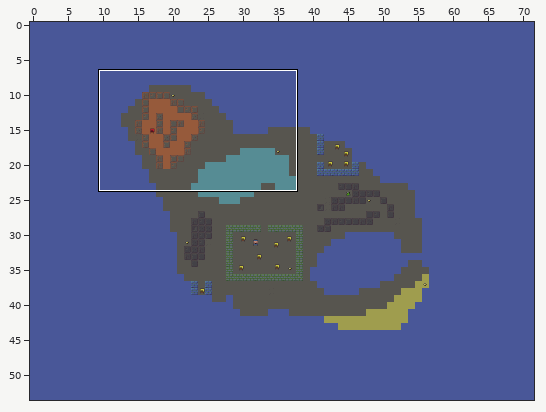
Two versions of a level (Tiled map (JSON), assets/tilemaps/ogre3.json). Above, an overview of the earlier version with the close-up marked.
Close-up. Before the edit:
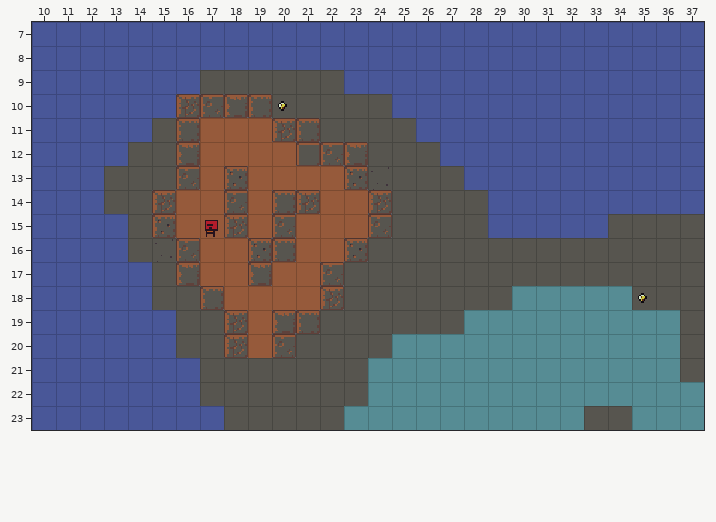
Cells are 16x16 px. Shown: x 10..37, y 7..23. The commit also changed other parts of the map, which this record leaves out.
After the commit:
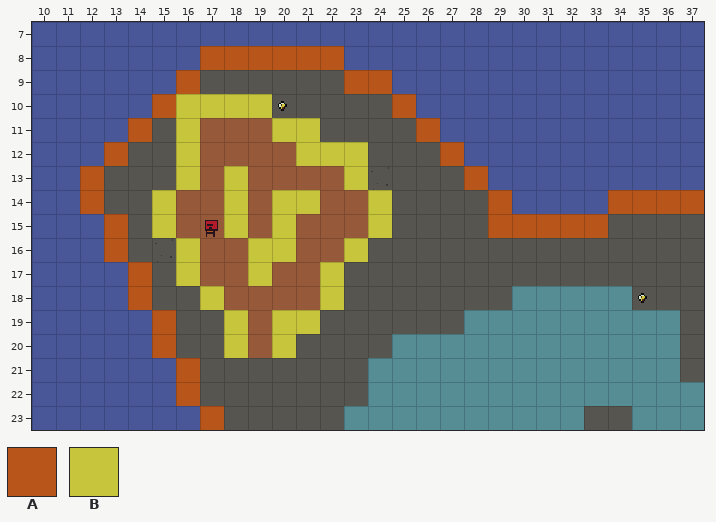
Key: from "example": A 59, B 60.
_ is an empty cell.
Tiles of an added or newly shown layer are drawn over the layers below it.
Changes in this commit:
Layer "blockedLayer" (now shown):
y 8: x 17..22 ______ -> AAAAAA
y 9: x 16 _ -> A; x 23..24 __ -> AA
y 10: x 15..19 _____ -> ABBBB; x 25 _ -> A
y 11: x 14 _ -> A; x 16 _ -> B; x 20..21 __ -> BB; x 26 _ -> A
y 12: x 13 _ -> A; x 16 _ -> B; x 21..23 ___ -> BBB; x 27 _ -> A
y 13: x 12 _ -> A; x 16 _ -> B; x 18 _ -> B; x 23 _ -> B; x 28 _ -> A
y 14: x 12 _ -> A; x 15 _ -> B; x 18 _ -> B; x 20..21 __ -> BB; x 24 _ -> B; x 29 _ -> A; x 34..37 ____ -> AAAA
y 15: x 13 _ -> A; x 15 _ -> B; x 18 _ -> B; x 20 _ -> B; x 24 _ -> B; x 29..33 _____ -> AAAAA
y 16: x 13 _ -> A; x 16 _ -> B; x 19..20 __ -> BB; x 23 _ -> B
y 17: x 14 _ -> A; x 16 _ -> B; x 19 _ -> B; x 22 _ -> B
y 18: x 14 _ -> A; x 17 _ -> B; x 22 _ -> B
y 19: x 15 _ -> A; x 18 _ -> B; x 20..21 __ -> BB
y 20: x 15 _ -> A; x 18 _ -> B; x 20 _ -> B
y 21..22: x 16 _ -> A
y 23: x 17 _ -> A
Boxes around the changes in both close-ups, in picture pixels (x1, y1, x2, y2):
added: (80, 46, 704, 430)
